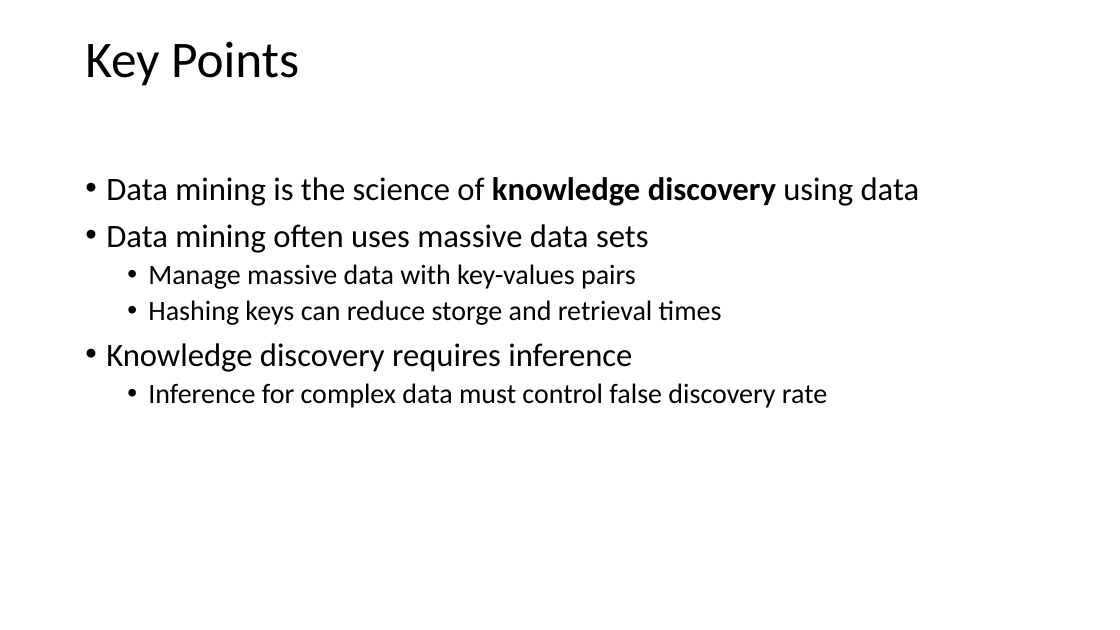
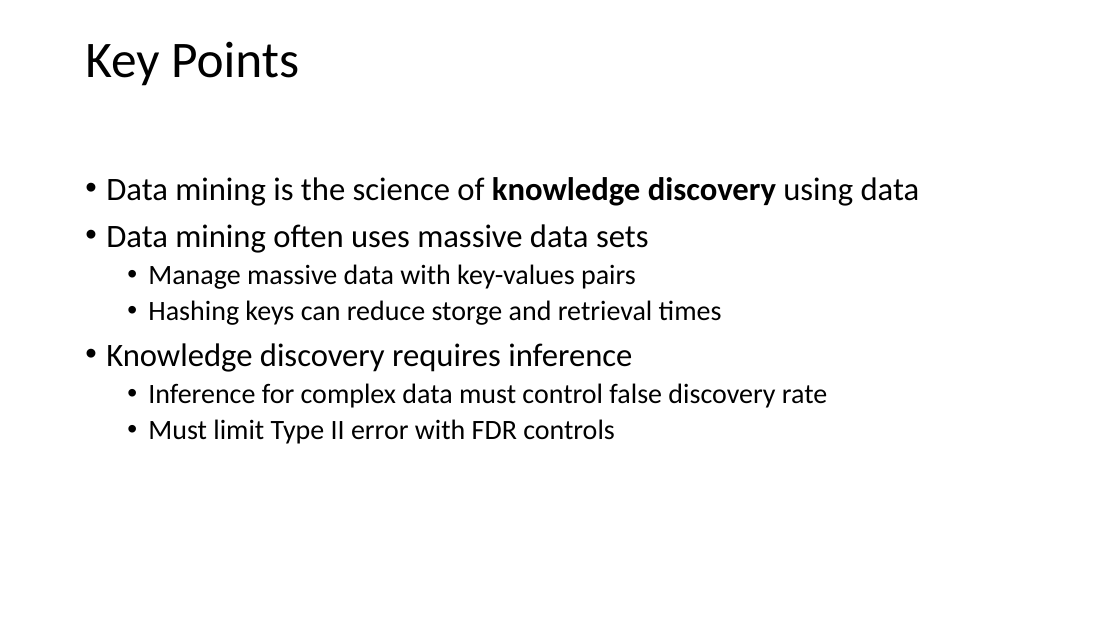
Before and after one commit to StephenElston/CSCI-E-108, a slide deck: slide 58 of slides/1_Introduction.pptx (slide 57 before the commit). Drawn at 1120x630 pixels with LibreOffice and Linux fonts; fonts in the diff are those of the drawing. Boxes give left, top, right and bottom in pixels: in the first picture for what was removed or moved away, otherwise in the second. Text is boxed around its words. In the diff, an @@ line names an element or a change of style, - is before the commit and + after.

Commit message:
Imporved annimations and corrected typos

```diff
--- a/slides/1_Introduction.pptx
+++ b/slides/1_Introduction.pptx
@@ text at bbox=[148, 419, 615, 444]: paragraph added @@
+  • Must limit Type II error with FDR controls
```
Also in this commit, not shown: 3 other slides changed, 1 slide added.
